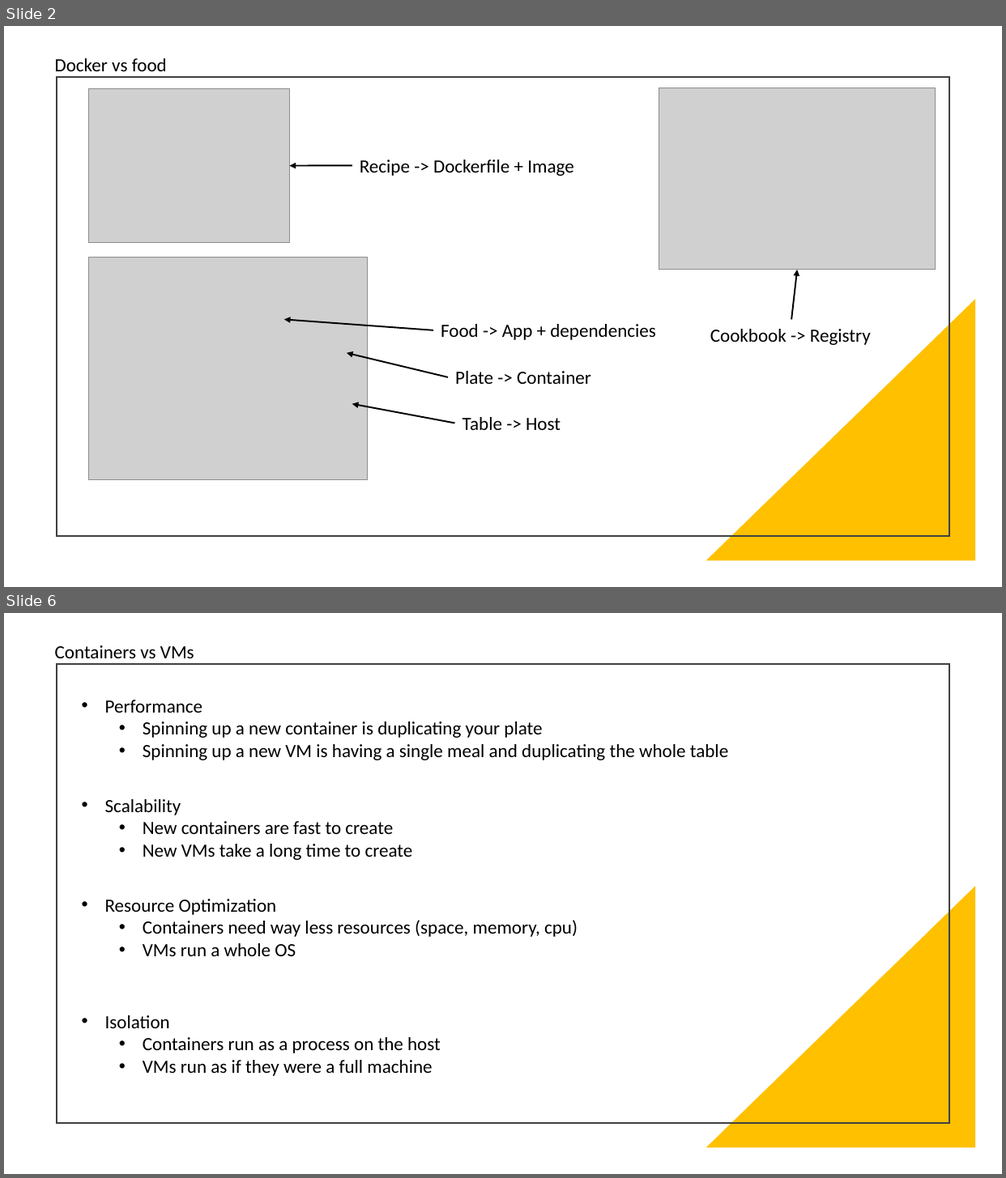
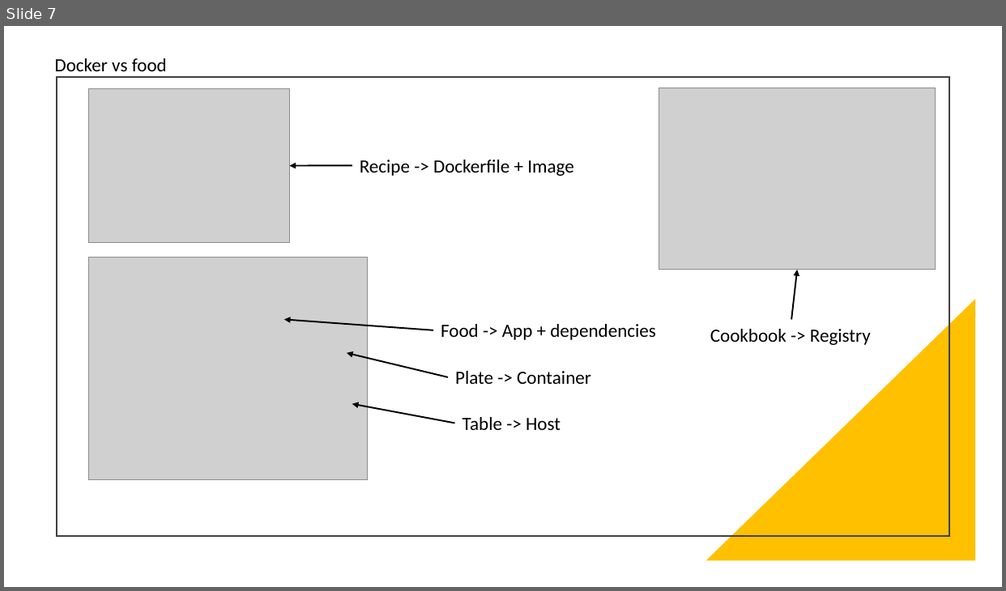
Before and after one commit to santanaguy/hexis-presentations, a slide deck: Docker Delight.pptx. Shown one above the other, each under a label of ours: slides 2 and 6 before the commit, slide 7 after it; the slides between them are not shown. The pictures are 1006x1178 and 1006x591 pixels, drawn with LibreOffice and Linux fonts; fonts in the diff are those of the drawing; grey boxes stand for pictures. Boxes give left, top, right and bottom in pixels: in the first picture for what was removed or moved away, otherwise in the second. Text is boxed around its words. In the diff, an @@ line names an element or a change of style, - is before the commit and + after.

```diff
--- a/Docker Delight.pptx
+++ b/Docker Delight.pptx
@@ slide 6 removed at box(4, 613, 1002, 1174), background #FFFFFF @@
@@ text removed at box(55, 645, 194, 664) @@
-Containers vs VMs
@@ rectangle removed at box(57, 664, 949, 1122) @@
@@ text removed at box(105, 700, 728, 760) @@
-• Performance
-  • Spinning up a new container is duplicating your plate
-  • Spinning up a new VM is having a single meal and duplicating the whole table
@@ text removed at box(105, 799, 413, 860) @@
-• Scalability
-  • New containers are fast to create
-  • New VMs take a long time to create
@@ text removed at box(105, 899, 577, 956) @@
-• Resource Optimization
-  • Containers need way less resources (space, memory, cpu)
-  • VMs run a whole OS
@@ right triangle removed at box(706, 886, 976, 1148) @@
@@ text removed at box(105, 1016, 441, 1076) @@
-• Isolation
-  • Containers run as a process on the host
-  • VMs run as if they were a full machine
@@ what was slide 2 is now slide 7 @@
```
Also in this commit, not shown: 3 slides changed, 26 slides added, 4 other slides removed, 2 other files.
